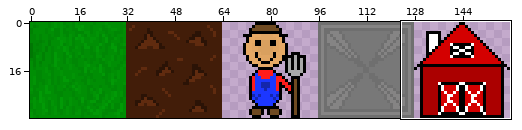
One commit to this sprite sheet: sprites.png. Above: a wide view before the commit, with the close-up outlined.
Close-up. Before the edit:
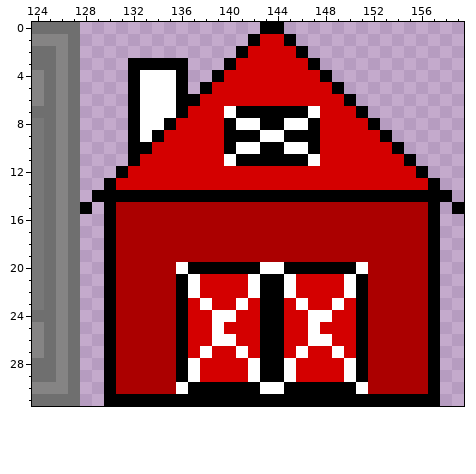
The file is 160x32 pixels. Pixels under 10% opacity are left out. Colours within 5 levels of each other are drawn and written as one. Shown: x 124..159, y 0..31.
The same view after the edit:
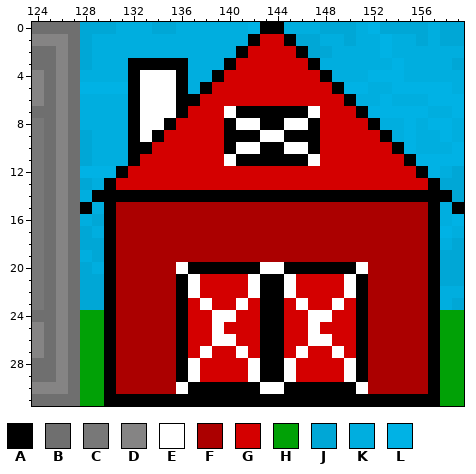
Palette (. is transparent): A #000000  B #6f6f6f  C #787878  D #858484  E #ffffff  F #ab0000  G #d40000  H #01a106  J #00a7d6  K #00aedf  L #00b2e5
What changed:
@@ x 124..159 @@
- 0 BBBB...............AA...............
- 1 DDDB..............AGGA..............
- 2 BBDB.............AGGGGA.............
- 3 BBDB....AAAAA...AGGGGGGA............
- 4 DBDB....AEEEA..AGGGGGGGGA...........
- 5 DBDB....AEEEA.AGGGGGGGGGGA..........
- 6 DBDB....AEEEAAGGGGGGGGGGGGA.........
- 7 BBDB....AEEEAGGGEAAAAAAEGGGA........
- 8 CBDB....AEEAGGGGAEEAAEEAGGGGA.......
- 9 CBDB....AEAGGGGGAAAEEAAAGGGGGA......
-10 CBDB....AAGGGGGGAEEAAEEAGGGGGGA.....
-11 CBDB....AGGGGGGGEAAAAAAEGGGGGGGA....
-12 CBDB...AGGGGGGGGGGGGGGGGGGGGGGGGA...
-13 CBDB..AGGGGGGGGGGGGGGGGGGGGGGGGGGA..
-14 CBDB.AAAAAAAAAAAAAAAAAAAAAAAAAAAAAA.
-15 CBDBA.AFFFFFFFFFFFFFFFFFFFFFFFFFFA.A
-16 CBDB..AFFFFFFFFFFFFFFFFFFFFFFFFFFA..
-17 CBDB..AFFFFFFFFFFFFFFFFFFFFFFFFFFA..
-18 CBDB..AFFFFFFFFFFFFFFFFFFFFFFFFFFA..
-19 CBDB..AFFFFFFFFFFFFFFFFFFFFFFFFFFA..
-20 CBDB..AFFFFFEAAAAAAEEAAAAAAEFFFFFA..
-21 CBDB..AFFFFFAEGGGGEAAEGGGGEAFFFFFA..
-22 CBDB..AFFFFFAEGGGGEAAEGGGGEAFFFFFA..
-23 CBDB..AFFFFFAGEGGEGAAGEGGEGAFFFFFA..
-24 BBDB..AFFFFFAGGEEGGAAGGEEGGAFFFFFA..
-25 DBDB..AFFFFFAGGEGGGAAGGEGGGAFFFFFA..
-26 DBDB..AFFFFFAGGEEGGAAGGEEGGAFFFFFA..
-27 DBDB..AFFFFFAGEGGEGAAGEGGEGAFFFFFA..
-28 BBDB..AFFFFFAEGGGGEAAEGGGGEAFFFFFA..
-29 BBDB..AFFFFFAEGGGGEAAEGGGGEAFFFFFA..
-30 DDDB..AFFFFFEAAAAAAEEAAAAAAEFFFFFA..
-31 BBBB..AAAAAAAAAAAAAAAAAAAAAAAAAAAA..
+ 0 BBBBJJJKKKJJKKKKKKLAAKKKJJJKLJJJJKJJ
+ 1 DDDBJKKKKKKKKKKKKKAGGAJJKKJKKLKKJKJJ
+ 2 BBDBJKKKKKKKKKKKKAGGGGAJJKKKKLKKKKKK
+ 3 BBDBJKKKAAAAAKKKAGGGGGGAKKKKKKLKKKKJ
+ 4 DBDBKKKKAEEEAKKAGGGGGGGGAKKKLLLKKKKK
+ 5 DBDBLLLLAEEEAKAGGGGGGGGGGALLKKLLLLLK
+ 6 DBDBKKKKAEEEAAGGGGGGGGGGGGAKKLKKKLLL
+ 7 BBDBKKKKAEEEAGGGEAAAAAAEGGGALLLLLKKL
+ 8 CBDBKKKKAEEAGGGGAEEAAEEAGGGGAKKLKLLK
+ 9 CBDBJKKKAEAGGGGGAAAEEAAAGGGGGAKLKKLK
+10 CBDBJKKKAAGGGGGGAEEAAEEAGGGGGGALKKKL
+11 CBDBJKKKAGGGGGGGEAAAAAAEGGGGGGGALLLL
+12 CBDBLLLAGGGGGGGGGGGGGGGGGGGGGGGGALKJ
+13 CBDBJKAGGGGGGGGGGGGGGGGGGGGGGGGGGAJJ
+14 CBDBKAAAAAAAAAAAAAAAAAAAAAAAAAAAAAAJ
+15 CBDBAKAFFFFFFFFFFFFFFFFFFFFFFFFFFAKA
+16 CBDBKJAFFFFFFFFFFFFFFFFFFFFFFFFFFAKL
+17 CBDBJKAFFFFFFFFFFFFFFFFFFFFFFFFFFALK
+18 CBDBJJAFFFFFFFFFFFFFFFFFFFFFFFFFFAKJ
+19 CBDBKJAFFFFFFFFFFFFFFFFFFFFFFFFFFAJJ
+20 CBDBJKAFFFFFEAAAAAAEEAAAAAAEFFFFFAJJ
+21 CBDBJJAFFFFFAEGGGGEAAEGGGGEAFFFFFAJJ
+22 CBDBJJAFFFFFAEGGGGEAAEGGGGEAFFFFFAKK
+23 CBDBJJAFFFFFAGEGGEGAAGEGGEGAFFFFFAKJ
+24 BBDBHHAFFFFFAGGEEGGAAGGEEGGAFFFFFAHH
+25 DBDBHHAFFFFFAGGEGGGAAGGEGGGAFFFFFAHH
+26 DBDBHHAFFFFFAGGEEGGAAGGEEGGAFFFFFAHH
+27 DBDBHHAFFFFFAGEGGEGAAGEGGEGAFFFFFAHH
+28 BBDBHHAFFFFFAEGGGGEAAEGGGGEAFFFFFAHH
+29 BBDBHHAFFFFFAEGGGGEAAEGGGGEAFFFFFAHH
+30 DDDBHHAFFFFFEAAAAAAEEAAAAAAEFFFFFAHH
+31 BBBBHHAAAAAAAAAAAAAAAAAAAAAAAAAAAAHH
Changed places in both close-ups, as pixel boxes (x1, y1, x2, y2):
added: (80, 22, 464, 406)
